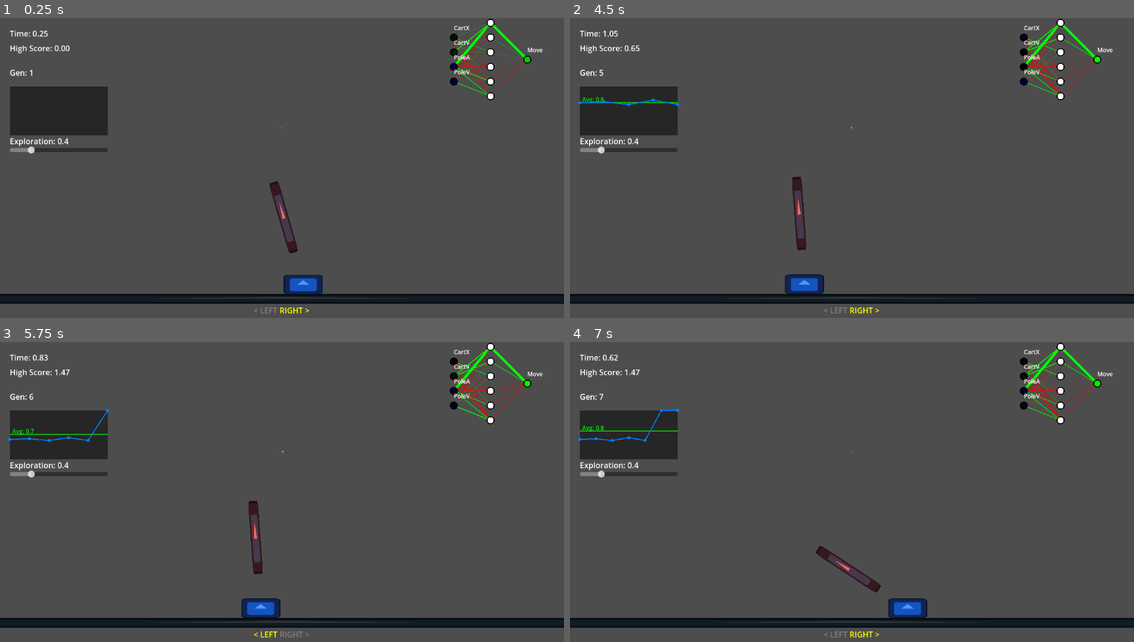
Above: before the commit, frames 1-4 (two rows, left to right).
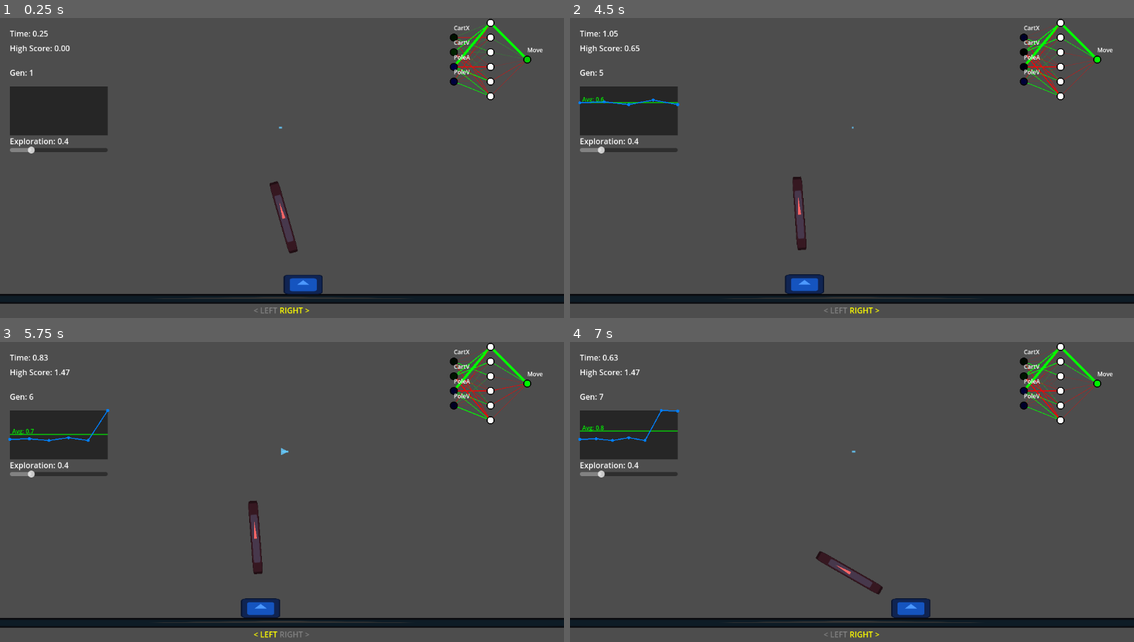
Above: after the commit, the same moments.

Repository: frkatona/Godot_NN_Testing
Game: Godot game, scene res://scenes/main.tscn
Same seed, same stepped clock (60 frames per second), same inputs: the game is played once before the commit and once after it. The engine's default icon, where the game draws it, is replaced by a stand-in: a white triangle on a blue panel in a dark square.
Inputs:
- Up to frame 1 (0.25 s): no input
- Up to frame 2 (4.5 s): tap Enter (ui_accept) at 0.5, 0.77, 1.52, 3.02, 3.77 s; hold Right (ui_right) 0.53-1.28 s; tap T every 0.75 s from 0.6 to 4.35 s; hold Left (ui_left) 1.28-2.03 s; hold Right (ui_right) 2.03-3.53 s; hold Left (ui_left) from 3.53 s (still down)
- Up to frame 3 (5.75 s): keep holding Left (ui_left); tap Enter (ui_accept) at 4.52 s; tap T at 5.1 s
- Up to frame 4 (7 s): release Left (ui_left) at 5.78 s; hold Right (ui_right) from 5.78 s (still down); tap T at 5.85, 6.6 s; tap Enter (ui_accept) at 6.02, 6.77 s

The runs differ from the first frame. In frame 1, less than 0.1% of the frame differs, in the area x 49-50%, y 36-37%; in frame 2, less than 0.1%; in frame 3, less than 0.1%; in frame 4, 0.5%, in the area x 7-64%, y 4-92%.

Commit message:
made the wind a little stronger and lower frequency and increased the visual response to it; tried to save the 'new best' whenever it exceeds the previous best by 10s

Diff:
--- a/scripts/game_manager.gd
+++ b/scripts/game_manager.gd
@@ -16,8 +16,8 @@
 var label_gen: Label
 
 var wind_noise: FastNoiseLite
-var wind_strength: float = 50.0
-var noise_freq: float = 0.1
+var wind_strength: float = 100.0
+var noise_freq: float = 0.03
 var wind_vis: Node2D
 const WindVisualizerScript = preload("res://scripts/visuals/wind_visualizer.gd")
 
@@ -96,6 +96,10 @@
 	time_elapsed += delta
 	label_time.text = "Time: %.2f" % time_elapsed
 
+	# Early Reset if we beat the high score by 10 seconds (to speed up training)
+	if high_score > 0 and time_elapsed > high_score + 10.0:
+		game_over()
+
 	check_game_over()
 
 func check_game_over():
--- a/scripts/visuals/wind_visualizer.gd
+++ b/scripts/visuals/wind_visualizer.gd
@@ -33,8 +33,8 @@
 
 	# Update direction and speed
 	particles.direction = Vector2(dir, 0)
-	particles.initial_velocity_min = speed * 0.8
-	particles.initial_velocity_max = speed * 1.2
+	particles.initial_velocity_min = speed * 8.0
+	particles.initial_velocity_max = speed * 12.0
 
 	# Position emitter
 	# Assuming 0,0 is center of screen. Wind from left spawns at left edge.
@@ -46,7 +46,7 @@
 func _draw():
 	# Draw Arrow near top center to indicate wind
 	var start_pos = Vector2(0, -300)
-	var length = wind_force * 0.5 # Scale down for visuals
+	var length = wind_force * 5.0 # Scale down for visuals
 	var end_pos = start_pos + Vector2(length, 0)
 	var color = Color(0.4, 0.8, 1.0, 0.8)
 
